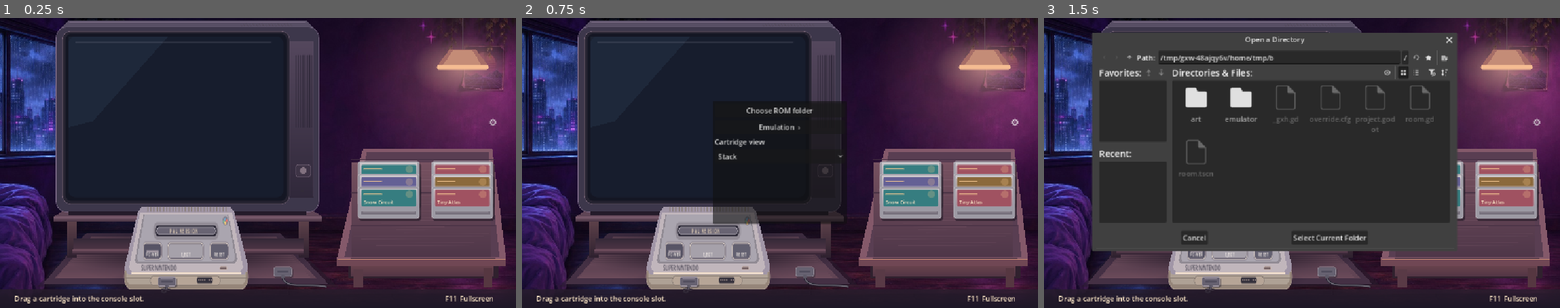
Above: before the commit, frames 1-3 (left to right).
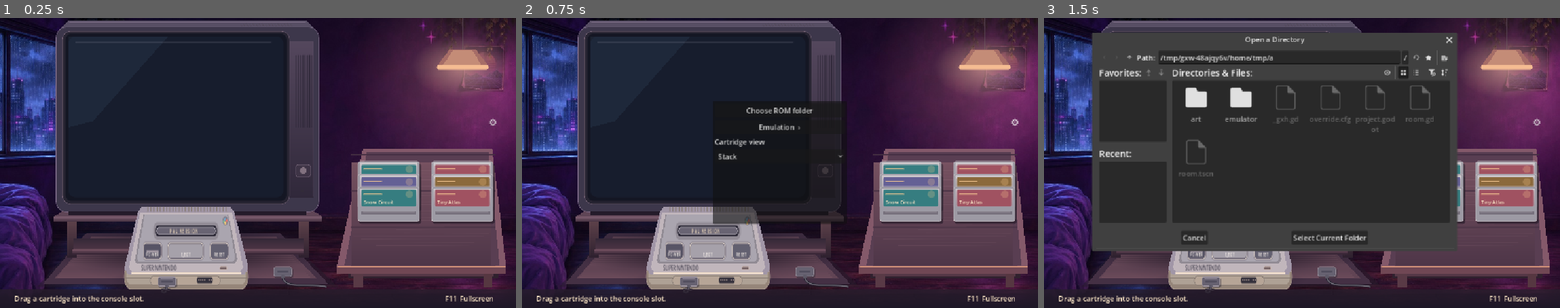
Above: after the commit, the same moments.

Repository: BaconBaps/snes
Game: Godot game, scene res://room.tscn
The game is run twice, just before and just after one commit, with the same random seed, the same clock (stepped at 60 frames per second) and the same inputs.
Inputs:
- Up to frame 1 (0.25 s): no input
- Up to frame 2 (0.75 s): click "⚙" at 0.5 s
- Up to frame 3 (1.5 s): click "Choose ROM folder" at 1.25 s

The runs differ from the first frame. In frame 1, 1.6% of the frame differs, in the area x 65-98%, y 46-89%; in frame 2, 1.6%; in frame 3, 1.3%.

Commit message:
Extend cartridge shells and remember room preferences

Diff:
--- a/room.gd
+++ b/room.gd
@@ -16,12 +16,13 @@
 const PLUG_SIZE := Vector2(41, 22)
 const LOOSE_PLUG := Vector2(611, 556)
 const LOOSE_CABLE_END := Vector2(729, 601)
-const DESK := Rect2(770, 301, 354, 246)
+const DESK := Rect2(770, 301, 354, 259)
 const CEILING_LIGHT := Rect2(970, 60, 126, 62)
 const TV_OFFSET := Vector2(0, -55)
 const TV_GLASS := Rect2(153, 96, 480, 360)
 const SCREEN := Rect2(TV_GLASS.position + TV_OFFSET, TV_GLASS.size)
-const CART_SIZE := Vector2(138, 72)
+const CART_SIZE := Vector2(138, 72 * 1.10)
+const SETTINGS_PATH := "user://settings.cfg"
 const SEATED_CART_HEIGHT := 49.0
 const GRID_PAGE_SIZE := 6
 const STACK_PAGE_SIZE := 12
@@ -33,6 +34,9 @@
 var rom_paths := PackedStringArray()
 var emulator := preload("res://emulator/bridge.gd").new()
 var core_picker := OptionButton.new()
+var rom_folder := ""
+var shader_preset := 1
+var preferred_core := 0
 var preview_started := 0
 var inserted := -1
 var dragging := -1
@@ -60,10 +64,11 @@
 var diagnostics := Label.new()
 
 func _ready() -> void:
+	restore_preferences()
 	room_dimmer.color = Color("#0a0816ca")
 	room_dimmer.size = Vector2(1152, 607)
 	room_dimmer.mouse_filter = Control.MOUSE_FILTER_IGNORE
-	room_dimmer.hide()
+	room_dimmer.visible = not ceiling_light_on
 	add_child(room_dimmer)
 	var spill_material := ShaderMaterial.new()
 	spill_material.shader = preload("res://emulator/crt_spill.gdshader")
@@ -75,6 +80,8 @@
 	var crt_material := ShaderMaterial.new()
 	crt_material.shader = preload("res://emulator/crt.gdshader")
 	crt_material.set_shader_parameter("glass_size", SCREEN.size)
+	crt_material.set_shader_parameter("scanlines", scanlines_enabled)
+	crt_material.set_shader_parameter("preset", shader_preset)
 	crt.material = crt_material
 	crt.position = SCREEN.position
 	crt.size = SCREEN.size
@@ -101,6 +108,30 @@
 	diagnostics.add_theme_font_size_override("font_size", 12)
 	diagnostics.hide()
 	add_child(diagnostics)
+	if not rom_folder.is_empty():
+		load_folder(rom_folder)
+
+func restore_preferences() -> void:
+	var config := ConfigFile.new()
+	if config.load(SETTINGS_PATH) != OK:
+		return
+	rom_folder = str(config.get_value("library", "rom_folder", ""))
+	stacked = bool(config.get_value("library", "stacked", true))
+	ceiling_light_on = bool(config.get_value("room", "ceiling_light", true))
+	preferred_core = clampi(int(config.get_value("emulation", "core", 0)), 0, emulator.CORE_NAMES.size() - 1)
+	shader_preset = clampi(int(config.get_value("emulation", "shader_preset", 1)), 0, 2)
+	scanlines_enabled = bool(config.get_value("emulation", "scanlines", false))
+
+func save_preferences() -> void:
+	var config := ConfigFile.new()
+	config.set_value("library", "rom_folder", rom_folder)
+	config.set_value("library", "stacked", stacked)
+	config.set_value("room", "ceiling_light", ceiling_light_on)
+	config.set_value("emulation", "core", preferred_core)
+	config.set_value("emulation", "shader_preset", shader_preset)
+	config.set_value("emulation", "scanlines", scanlines_enabled)
+	if config.save(SETTINGS_PATH) != OK:
+		push_warning("Could not save Bedroom Arcade settings.")
 
 func setup_settings() -> void:
 	var picker := FileDialog.new()
@@ -121,6 +152,8 @@
 	folder_button.text = "Choose ROM folder"
 	folder_button.pressed.connect(func():
 		settings.hide()
+		if DirAccess.dir_exists_absolute(rom_folder):
+			picker.current_dir = rom_folder
 		picker.popup_centered_ratio(0.8))
 	menu.add_child(folder_button)
 
@@ -152,6 +185,10 @@
 	core_picker.tooltip_text = "Emulation core for the next cartridge"
 	for name in emulator.CORE_NAMES:
 		core_picker.add_item(name)
+	core_picker.select(preferred_core)
+	core_picker.item_selected.connect(func(index: int):
+		preferred_core = index
+		save_preferences())
 	emulation_page.add_child(core_picker)
 	add_emulation_controls(emulation_page)
 
@@ -203,6 +240,7 @@
 	scanlines.toggled.connect(func(enabled: bool):
 		scanlines_enabled = enabled
 		crt.material.set_shader_parameter("scanlines", enabled)
+		save_preferences()
 		queue_redraw())
 	page_controls.add_child(scanlines)
 
@@ -212,9 +250,11 @@
 	var shader_picker := OptionButton.new()
 	for preset in ["Standard", "Soft CRT", "RGB Mask"]:
 		shader_picker.add_item(preset)
-	shader_picker.select(1)
+	shader_picker.select(shader_preset)
 	shader_picker.item_selected.connect(func(index: int):
-		crt.material.set_shader_parameter("preset", index))
+		shader_preset = index
+		crt.material.set_shader_parameter("preset", index)
+		save_preferences())
 	page_controls.add_child(shader_picker)
 
 func update_crt() -> void:
@@ -230,6 +270,9 @@
 		message = "That folder could not be opened."
 		queue_redraw()
 		return
+	if path != rom_folder:
+		rom_folder = path
+		save_preferences()
 	emulator.stop()
 	titles.clear()
 	rom_paths.clear()
@@ -264,14 +307,15 @@
 func change_layout(index: int) -> void:
 	var first_visible := page * page_size()
 	stacked = index == 1
+	save_preferences()
 	page = floori(first_visible / float(page_size()))
 	hovered = -1
 	queue_redraw()
 
 func desk_position(index: int) -> Vector2:
 	var cell := index % page_size()
-	var row_spacing := STACK_ROW_SPACING if stacked else 73
-	return Vector2(799 + (cell % 2) * 164, 320 + floori(cell / 2.0) * row_spacing)
+	var row_spacing := STACK_ROW_SPACING if stacked else 81
+	return Vector2(799 + (cell % 2) * 164, (320 if stacked else 309) + floori(cell / 2.0) * row_spacing)
 
 func displayed_desk_position(index: int) -> Vector2:
 	return desk_position(index) + (STACK_LIFT if index == hovered else Vector2.ZERO)
@@ -333,6 +377,7 @@
 	if CEILING_LIGHT.has_point(point) and dragging < 0:
 		ceiling_light_on = not ceiling_light_on
 		room_dimmer.visible = not ceiling_light_on
+		save_preferences()
 		queue_redraw()
 		return
 	if dragging < 0 and Rect2(plug, PLUG_SIZE).has_point(point):
@@ -354,7 +399,7 @@
 		powered = false
 		seated = false
 		eject_animation = create_tween()
-		eject_animation.tween_property(self, "lift", 24.0, 0.17).set_trans(Tween.TRANS_BACK).set_ease(Tween.EASE_OUT)
+		eject_animation.tween_property(self, "lift", CART_SIZE.y - SEATED_CART_HEIGHT + 2.0, 0.17).set_trans(Tween.TRANS_BACK).set_ease(Tween.EASE_OUT)
 		message = "Drag the ejected cartridge back to the desk."
 	elif inserted >= 0 and not seated and Rect2(console_position(), Vector2(CART_SIZE.x, console_cartridge_height())).has_point(point):
 		dragging = inserted
@@ -514,19 +559,19 @@
 	gradient(Rect2(783, 514, 319, 64), "#8c5957", "#523545")
 	box(789, 562, 22, 41, "#593a46")
 	box(1079, 559, 20, 44, "#563741")
-	shape([Vector2(810, 292), Vector2(1099, 292), Vector2(1130, 539), Vector2(752, 539)], "#84596a")
-	shape([Vector2(819, 301), Vector2(1091, 301), Vector2(1115, 535), Vector2(769, 535)], "#593e52")
-	gradient(Rect2(785, 322, 311, 213), "#765160", "#4e3648")
+	shape([Vector2(810, 292), Vector2(1099, 292), Vector2(1130, 556), Vector2(752, 556)], "#84596a")
+	shape([Vector2(819, 301), Vector2(1091, 301), Vector2(1115, 552), Vector2(769, 552)], "#593e52")
+	gradient(Rect2(785, 322, 311, 230), "#765160", "#4e3648")
 	for index in range(27):
 		var y := 326 + index * 7
 		line(Vector2(788 + (index * 17) % 130, y),
 			Vector2(1093 - (index * 11) % 120, y + 1), "#d3a4b413")
-	for y in [316, 391, 464, 538]:
+	for y in [306, 387, 468, 555]:
 		line(Vector2(784, y), Vector2(1105, y), "#442f42", 2)
-	box(752, 539, 378, 15, "#704754")
-	line(Vector2(754, 539), Vector2(1128, 539), "#d49379", 2)
+	box(752, 556, 378, 15, "#704754")
+	line(Vector2(754, 556), Vector2(1128, 556), "#d49379", 2)
 	if titles.size() > page_size():
-		words("Scroll for more cartridges", 788, 572, 14)
+		words("Scroll for more cartridges", 788, 589, 14)
 
 func draw_tv_stand() -> void:
 	# The console sits in front of the stand, with the TV's feet on its top.
